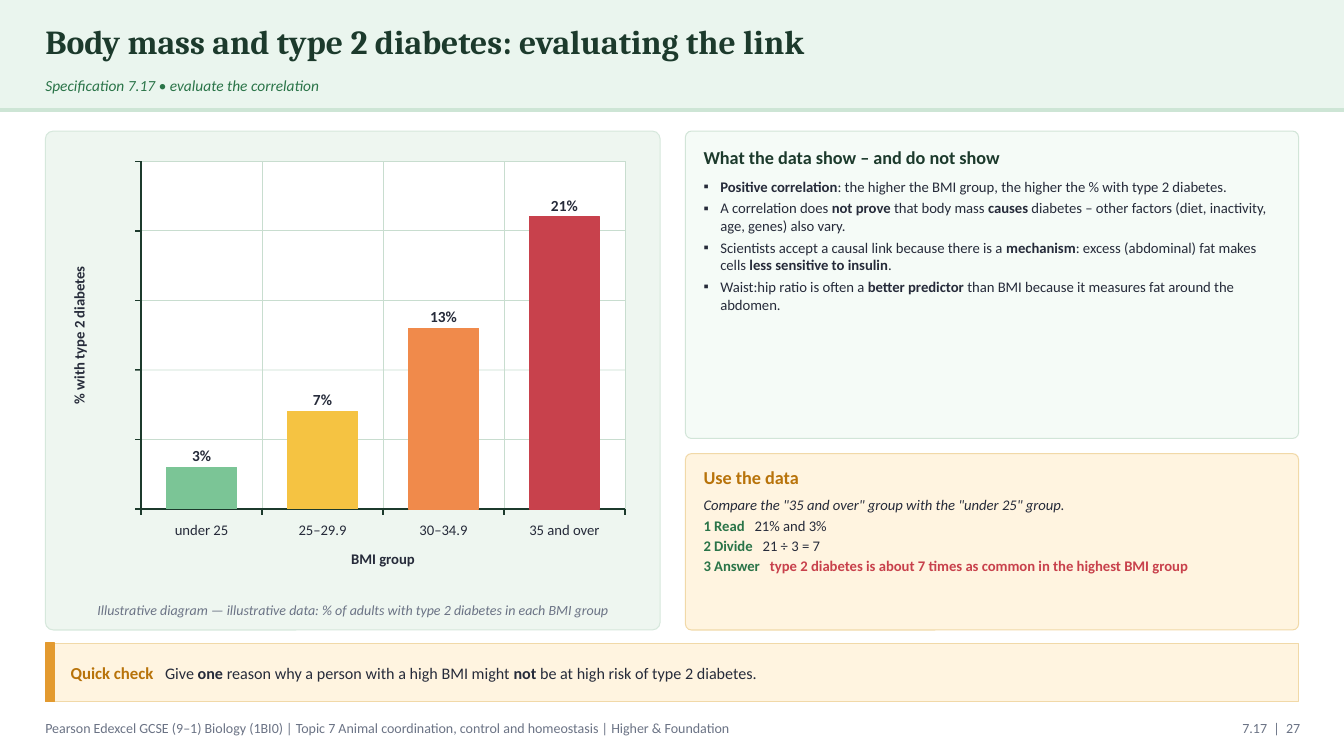
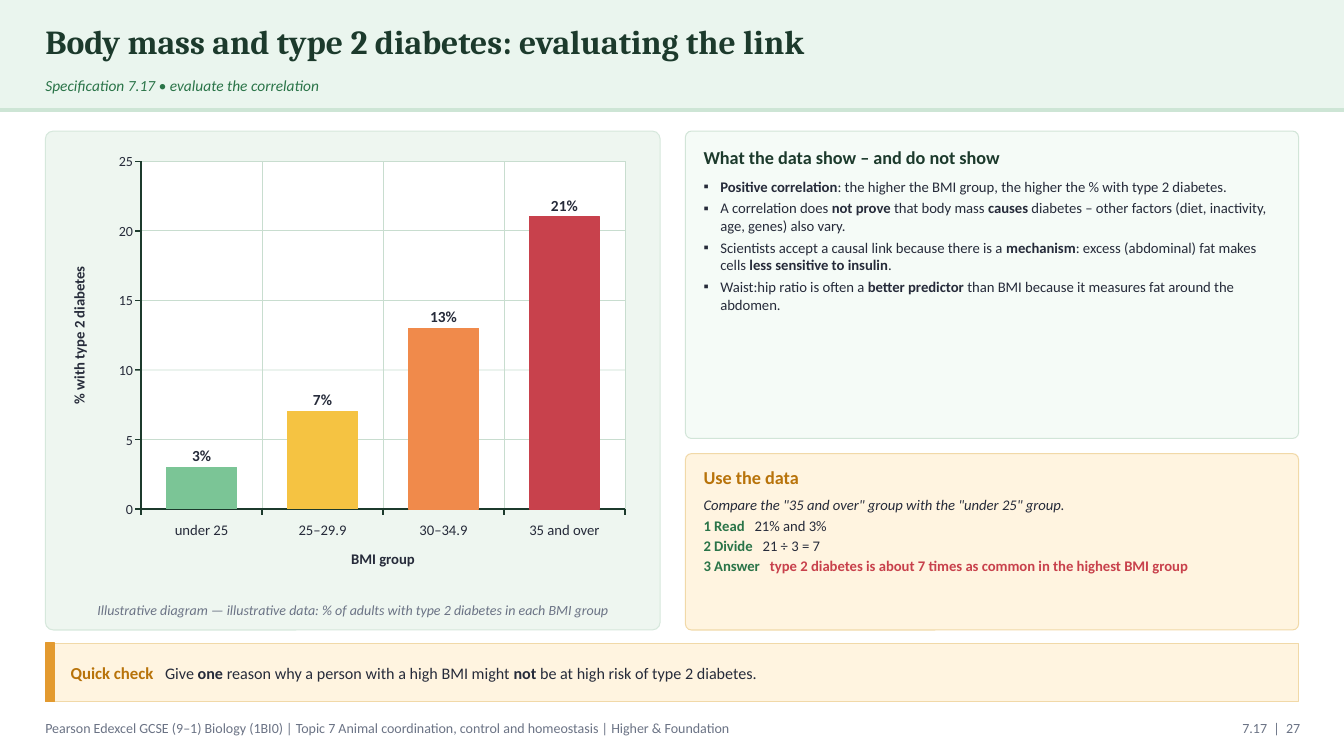
Before and after one commit to pstephenphilip-ship-it/Piri-MBBS, a slide deck: slide 27 of gcse-slides/edexcel-biology/EDX_1BI0_T7_CoordinationHomeostasis.pptx. Drawn at 1344x756 pixels with LibreOffice and Linux fonts; fonts in the diff are those of the drawing. Boxes give left, top, right and bottom in pixels: in the first picture for what was removed or moved away, otherwise in the second. Text is boxed around its words. In the diff, an @@ line names an element or a change of style, - is before the commit and + after.

```diff
--- a/gcse-slides/edexcel-biology/EDX_1BI0_T7_CoordinationHomeostasis.pptx
+++ b/gcse-slides/edexcel-biology/EDX_1BI0_T7_CoordinationHomeostasis.pptx
@@ text added at [119,157,133,166], 10 pt, text #262B3A @@
+25
@@ text added at [119,227,133,236], 10 pt, text #262B3A @@
+20
@@ text added at [119,296,133,305], 10 pt, text #262B3A @@
+15
@@ text added at [119,366,133,375], 10 pt, text #262B3A @@
+10
@@ text added at [126,436,133,445], 10 pt, text #262B3A @@
+5
@@ text added at [126,505,133,514], 10 pt, text #262B3A @@
+0
```
Also in this commit, not shown: 18 other slides changed, 1 other file.
